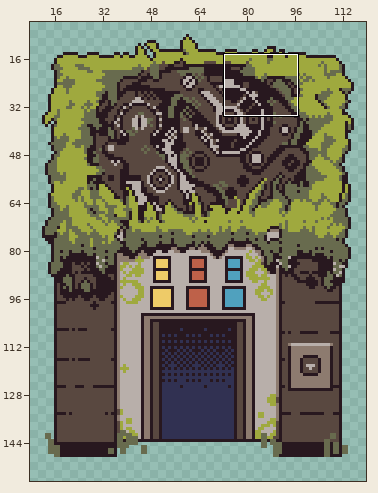
Two versions of one sprite sheet, assets/sprites/objects/sheet_elevator.png. Above, an overview of the earlier version with the close-up marked.
Close-up. Before:
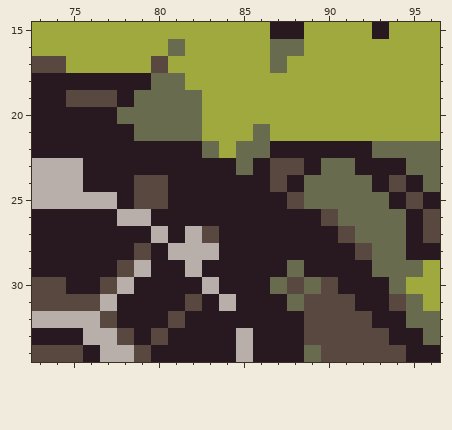
The file is 128x160 pixels. Shown: x 73..96, y 15..34. The wide view leaves out empty margins. The commit also changed other parts of the picture, which this record leaves out.
New version:
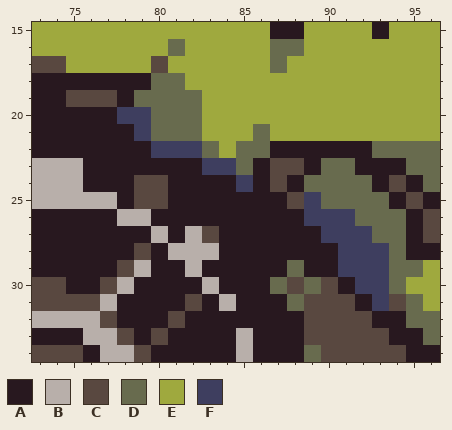
Palette (. is transparent): A #28181f  B #b8afaa  C #594840  D #686b4e  E #9fa93e  F #3e3e5f
What changed:
Colour F replaces colour A in row 22 at x 80 to 82; in row 23 at x 83 to 84; in row 24 at x 85; in row 26 at x 89; in row 27 at x 90; in row 28 at x 91.
Colour F replaces colour A in row 29 at x 91 to 92; in row 30 at x 92 to 93; in row 31 at x 93.
Colour F replaces colour C in row 26 at x 90; in row 27 at x 91; in row 28 at x 92.
Colour F replaces colour D in row 20 at x 78 to 79; in row 21 at x 79; in row 25 at x 89; in row 26 at x 91; in row 27 at x 92; in rows 28 to 29 at x 93.
Changed places in both close-ups, as pixel boxes (x1, y1, x2, y2):
changed: (117, 107, 389, 311)
